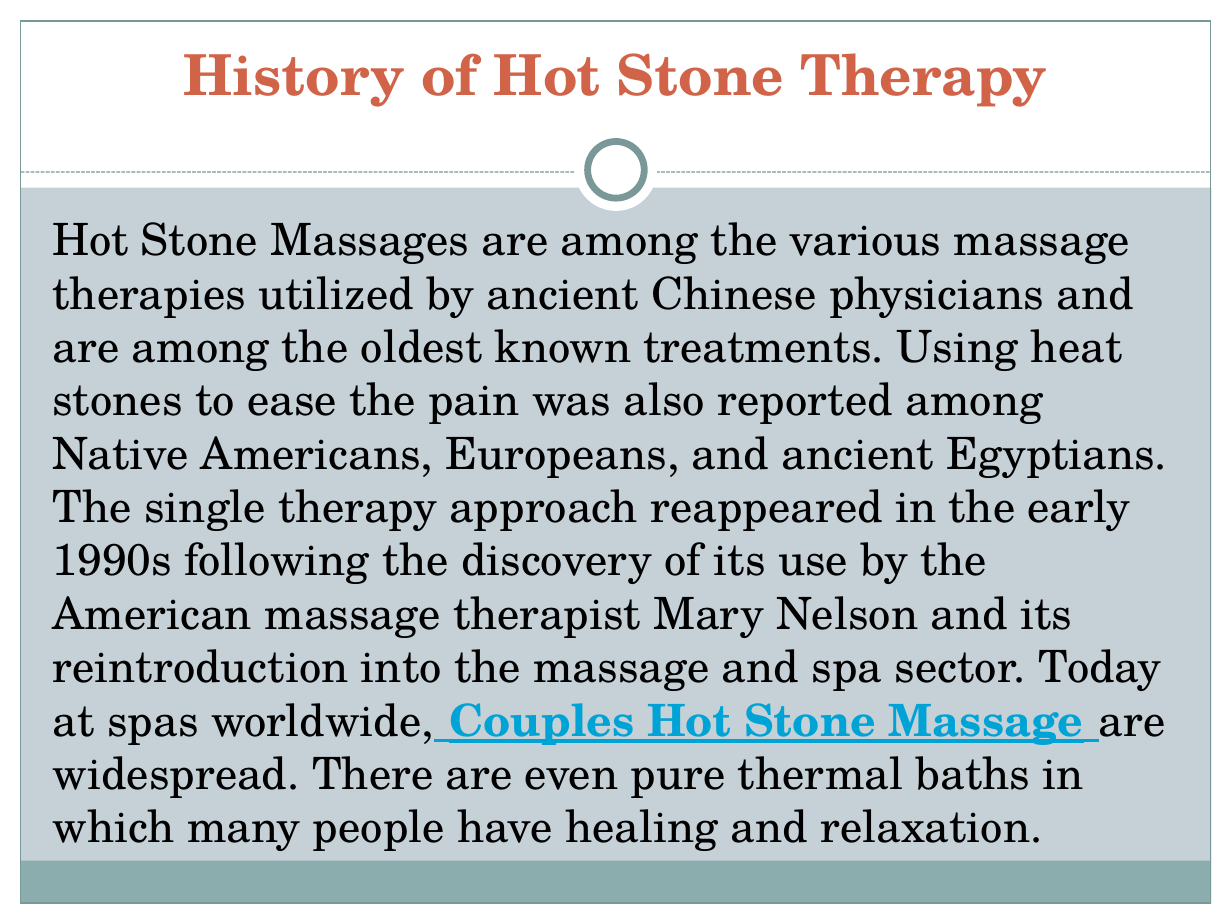
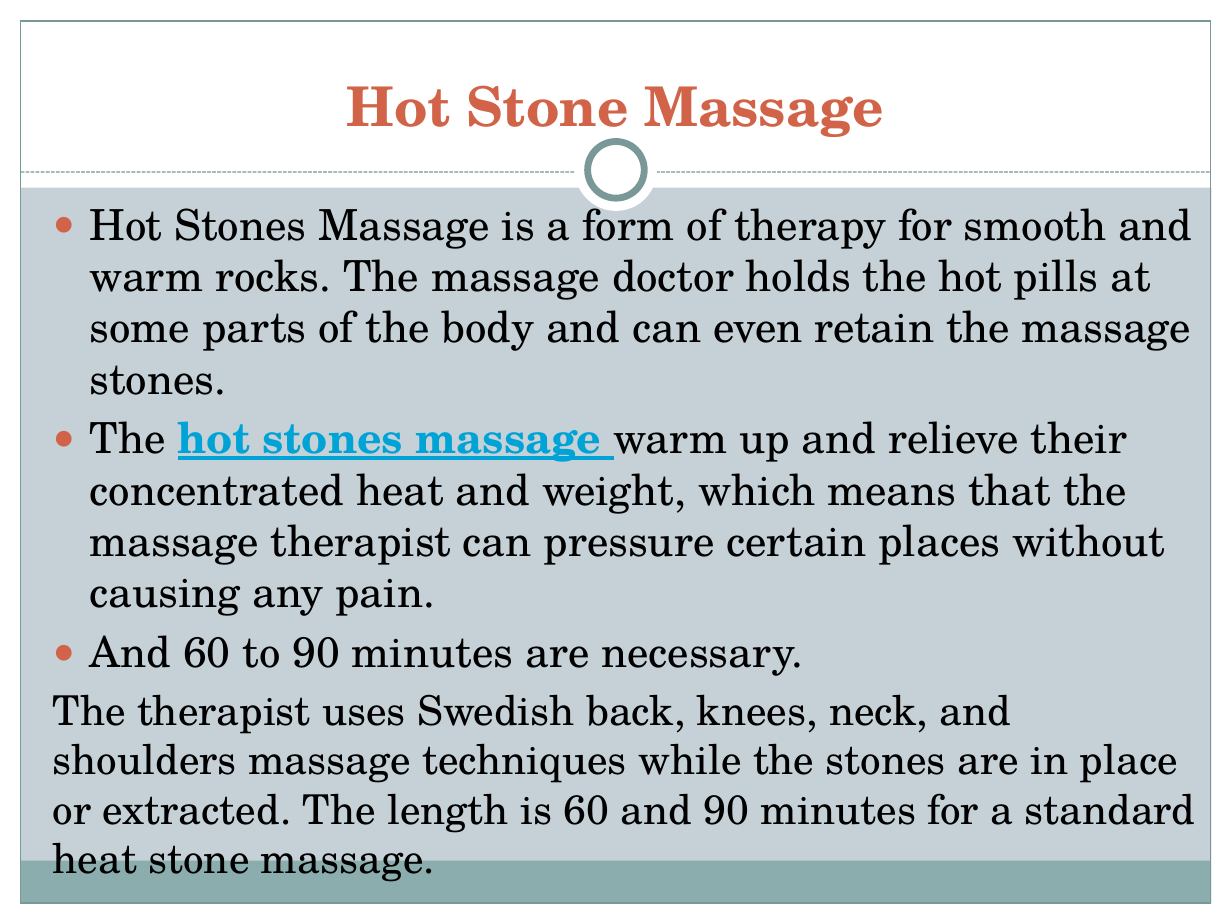
Before and after one commit to RichardBerlin345/RichardBerlin345, a slide deck: slide 2 of Couples Hot Stone Massage.pptx. Drawn at 1232x924 pixels with LibreOffice and Linux fonts; fonts in the diff are those of the drawing. Boxes give left, top, right and bottom in pixels: in the first picture for what was removed or moved away, otherwise in the second. Text is boxed around its words. In the diff, an @@ line names an element or a change of style, - is before the commit and + after.

Commit message:
Couples Hot Stone Massage

```diff
--- a/Couples Hot Stone Massage.pptx
+++ b/Couples Hot Stone Massage.pptx
@@ title at <box>347,85,883,145</box>: text changed; size 33 to 32 pt @@
-History of Hot Stone Therapy
+Hot Stone Massage
@@ text at <box>53,198,1196,882</box>: text changed; size 26 to 25 pt @@
-Hot Stone Massages are among the various massage therapies utilized by ancient Chinese physicians and are among the oldest known treatments. Using heat stones to ease the pain was also reported among Native Americans, Europeans, and ancient Egyptians. The single therapy approach reappeared in the early 1990s following the discovery of its use by the American massage therapist Mary Nelson and its reintroduction into the massage and spa sector. Today at spas worldwide, Couples Hot Stone Massage are widespread. There are even pure thermal baths in which many people have healing and relaxation.
+● Hot Stones Massage is a form of therapy for smooth and warm rocks. The massage doctor holds the hot pills at some parts of the body and can even retain the massage stones.
+● The hot stones massage warm up and relieve their concentrated heat and weight, which means that the massage therapist can pressure certain places without causing any pain.
+● And 60 to 90 minutes are necessary.
+The therapist uses Swedish back, knees, neck, and shoulders massage techniques while the stones are in place or extracted. The length is 60 and 90 minutes for a standard heat stone massage.
```
Also in this commit, not shown: 7 other slides changed, 3 slides added, 3 slides removed.
